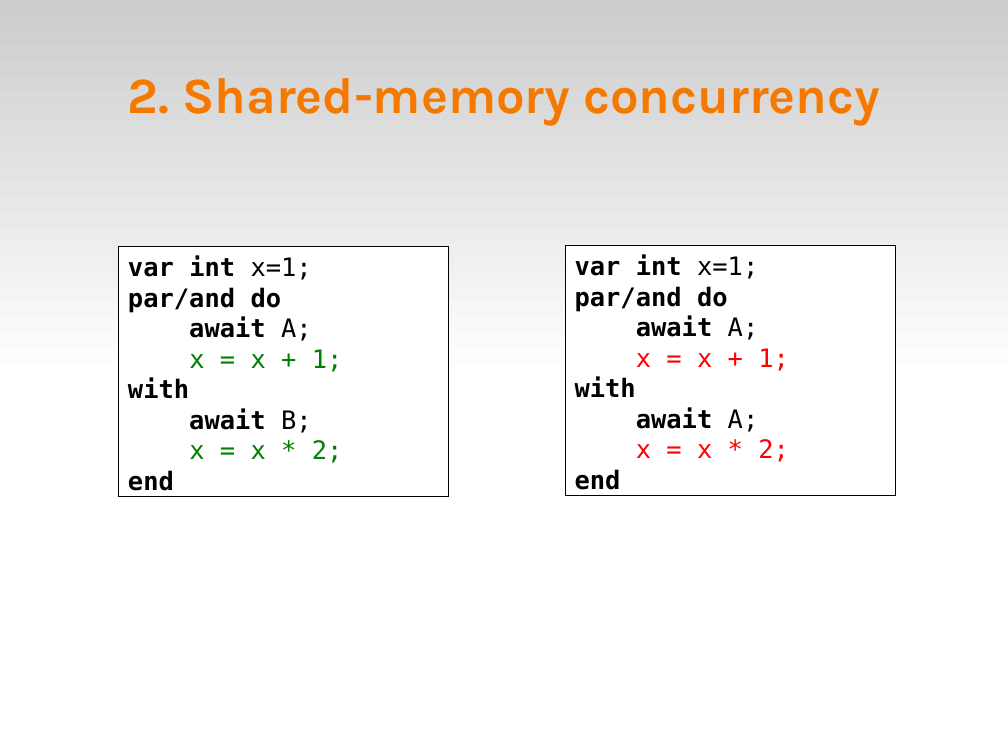
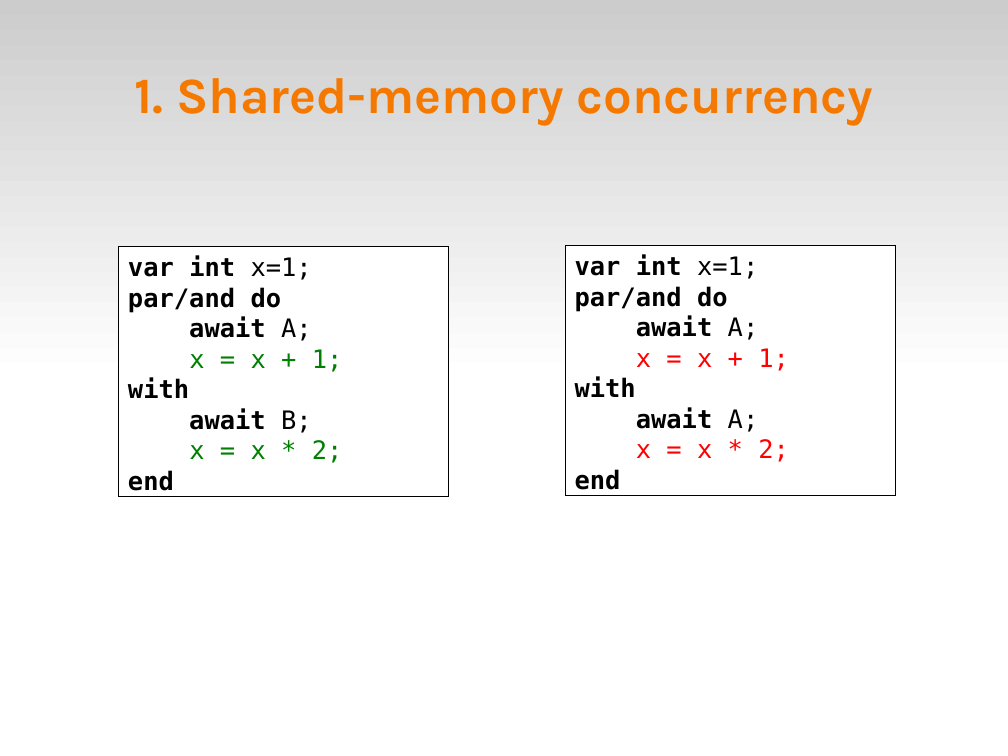
Before and after one commit to fsantanna-no/ceu-docs, a slide deck: slide 5 of ceu_sensys.odp (slide 6 before the commit). Drawn at 1008x756 pixels with LibreOffice and Linux fonts; fonts in the diff are those of the drawing. Boxes give left, top, right and bottom in pixels: in the first picture for what was removed or moved away, otherwise in the second. Text is boxed around its words. In the diff, an @@ line names an element or a change of style, - is before the commit and + after.

```diff
--- a/ceu_sensys.odp
+++ b/ceu_sensys.odp
@@ title at (134,78,874,125): text changed @@
-2. Shared-memory concurrency
+1. Shared-memory concurrency
```
Also in this commit, not shown: 9 other slides changed, 1 slide removed.
